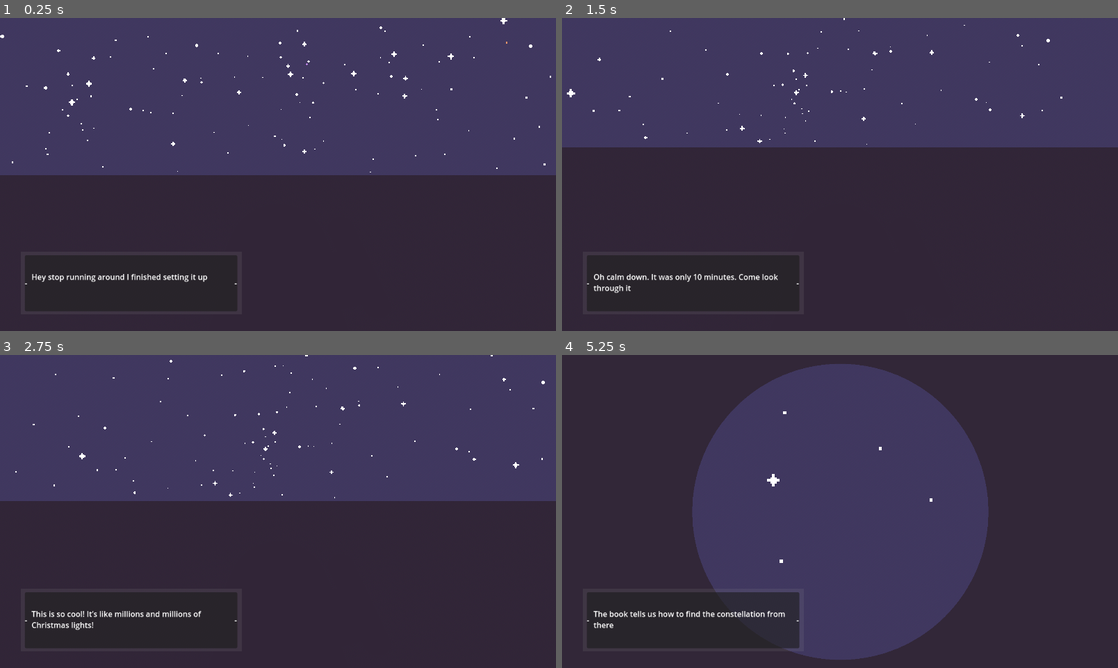
Above: before the commit, frames 1-4 (two rows, left to right).
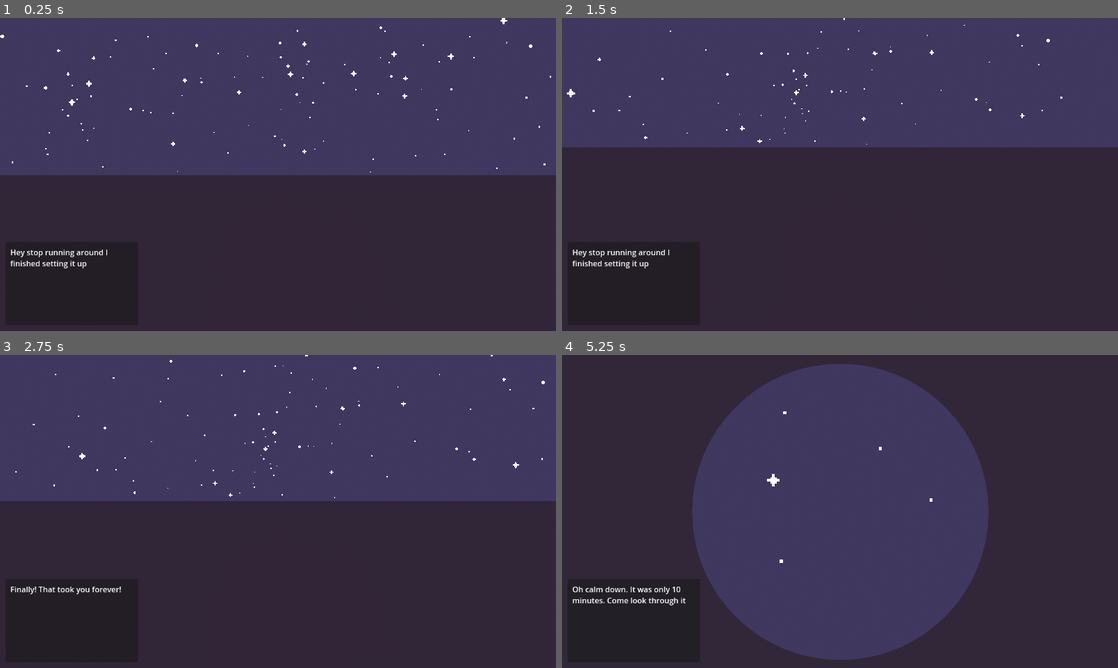
Above: after the commit, the same moments.

Repository: ATTOCORRECT/DesignWeek-Winter2025
Game: Godot game, scene res://Game - Copy.tscn
Two runs of this game, one before a commit and one after it. Both use one fixed random seed, a clock stepped at 60 frames per second and the inputs below. This scene is started directly instead of the project's main scene.
Inputs (mouse positions are in pixels of both pictures, inside the frame that each line leads up to):
- Up to frame 1 (0.25 s): no input
- Up to frame 2 (1.5 s): tap Enter (ui_accept) at 0.5 s; drag from (695, 284) to (895, 105) at 0.52 s; drag from (728, 190) to (812, 237) at 1.27 s
- Up to frame 3 (2.75 s): tap Enter (ui_accept) at 2 s; move the mouse to (333, 442) at 2.02 s; hold Up (ui_up) from 2.03 s (still down); hold Mouse wheel down (zoom_out) from 2.03 s (still down)
- Up to frame 4 (5.25 s): release Up (ui_up) at 2.75 s; release Mouse wheel down (zoom_out) at 2.75 s; drag from (812, 574) to (673, 464) at 2.77 s; tap Enter (ui_accept) at 3.5, 3.77, 5 s; move the mouse to (1006, 558) at 3.52 s; hold Down (ui_down) 3.53-4.25 s; hold Mouse wheel up (zoom_in) 3.53-4.25 s; drag from (673, 464) to (756, 433) at 4.27 s; move the mouse to (867, 511) at 5.02 s; press the mouse at (867, 511) at 5.03 s; hold Down (ui_down) from 5.03 s (still down)

The runs differ from the first frame. In frame 1, 1.0% of the frame differs, in the area x 1-43%, y 74-95%; in frame 2, 1.1%; in frame 3, 1.1%; in frame 4, 2.8%.

Commit message:
adjusted dialogue speed and resized text box

Diff:
--- a/stargazing-prototype/Game - Copy.tscn
+++ b/stargazing-prototype/Game - Copy.tscn
@@ -20,9 +20,6 @@
 [ext_resource type="AudioStream" uid="uid://cydj8aur0i4av" path="res://assets/twinkle.wav" id="16_cpsxm"]
 [ext_resource type="AudioStream" uid="uid://bopdl3btjnmty" path="res://assets/twinkle 2.wav" id="17_hmewc"]
 
-[sub_resource type="StyleBoxFlat" id="StyleBoxFlat_qjyg3"]
-bg_color = Color(0.6, 0.6, 0.6, 0.129412)
-
 [sub_resource type="ProceduralSkyMaterial" id="ProceduralSkyMaterial_t88pq"]
 sky_top_color = Color(0.25098, 0.219608, 0.372549, 1)
 sky_horizon_color = Color(0.25098, 0.219608, 0.372549, 1)
@@ -82,13 +79,6 @@
 
 [node name="textBox_Haidi" parent="UI" instance=ExtResource("3_yx171")]
 
-[node name="Panel" parent="UI/textBox_Haidi/textBox_Haidi_Container" index="0"]
-theme_override_styles/panel = SubResource("StyleBoxFlat_qjyg3")
-
-[node name="text" parent="UI/textBox_Haidi/textBox_Haidi_Container/Panel/MarginContainer/HBoxContainer" index="1"]
-custom_minimum_size = Vector2(0, 50)
-size_flags_vertical = 4
-
 [node name="World" type="Node3D" parent="."]
 
 [node name="Telescope" type="Node3D" parent="World"]
--- a/stargazing-prototype/Game.tscn
+++ b/stargazing-prototype/Game.tscn
@@ -80,10 +80,6 @@
 stretch_mode = 5
 
 [node name="textBox_Haidi" parent="UI" instance=ExtResource("3_yx171")]
-visible = false
-
-[node name="text" parent="UI/textBox_Haidi/textBox_Haidi_Container/Panel/MarginContainer/HBoxContainer" index="1"]
-dialogueLines = Array[String](["heidi1", "kole1", "heidi2", "kole2", "heidi3", "kole3", "heidi4", "kole4", "heidi5", "kole5", "heidi6", "heidi7", "kole6", "heidi8", "kole7", "heidi9", "kole8", "heidi10", "kole9", "heidi11", "", "", "", "", "", "", "", "", "", "", "", "", "", "", "", "", "", "", "", "", "", "", "", "", "", "", "", "", "", "", "", "", "", "", "", ""])
 
 [node name="World" type="Node3D" parent="."]
 
--- a/stargazing-prototype/dialogue_manager/DialogueManager.gd
+++ b/stargazing-prototype/dialogue_manager/DialogueManager.gd
@@ -45,6 +45,7 @@
 		#print(line_index)
 		print(i + start)
 		text = dialogueLines[i + start]
-		await get_tree().create_timer(0.5).timeout
+		await get_tree().create_timer(2.5).timeout
 
+	text = " "
 	print("done")
--- a/stargazing-prototype/text_box_haidi.tscn
+++ b/stargazing-prototype/text_box_haidi.tscn
@@ -1,60 +1,31 @@
-[gd_scene load_steps=3 format=3 uid="uid://c6wq8jhuy4hsw"]
+[gd_scene load_steps=2 format=3 uid="uid://bjlnvnj5t403"]
 
 [ext_resource type="Script" uid="uid://bhpbwwencev7g" path="res://dialogue_manager/DialogueManager.gd" id="2_wu82e"]
 
-[sub_resource type="StyleBoxFlat" id="StyleBoxFlat_r7kl2"]
-bg_color = Color(0.866667, 0.588235, 0.368627, 1)
-border_width_left = 2
-border_width_top = 2
-border_width_right = 2
-border_width_bottom = 2
-border_color = Color(1, 1, 1, 1)
-
 [node name="textBox_Haidi" type="CanvasLayer"]
 
-[node name="textBox_Haidi_Container" type="MarginContainer" parent="."]
-anchors_preset = 12
-anchor_top = 1.0
+[node name="Panel" type="Panel" parent="."]
+offset_left = 10.0
+offset_top = 463.0
+offset_right = 285.0
+offset_bottom = 636.0
+
+[node name="MarginContainer" type="MarginContainer" parent="Panel"]
+layout_mode = 1
+anchors_preset = 15
 anchor_right = 1.0
 anchor_bottom = 1.0
-offset_left = 42.0
-offset_top = -165.0
-offset_right = -652.0
-offset_bottom = -34.0
 grow_horizontal = 2
-grow_vertical = 0
+grow_vertical = 2
+theme_override_constants/margin_left = 10
+theme_override_constants/margin_top = 10
+theme_override_constants/margin_right = 10
+theme_override_constants/margin_bottom = 10
 
-[node name="Panel" type="Panel" parent="textBox_Haidi_Container"]
-layout_mode = 2
-theme_override_styles/panel = SubResource("StyleBoxFlat_r7kl2")
-
-[node name="MarginContainer" type="MarginContainer" parent="textBox_Haidi_Container/Panel"]
-layout_mode = 0
-offset_right = 457.0
-offset_bottom = 132.0
-theme_override_constants/margin_left = 8
-theme_override_constants/margin_top = 8
-theme_override_constants/margin_right = 8
-theme_override_constants/margin_bottom = 8
-
-[node name="Panel" type="Panel" parent="textBox_Haidi_Container/Panel/MarginContainer"]
-layout_mode = 2
-
-[node name="HBoxContainer" type="HBoxContainer" parent="textBox_Haidi_Container/Panel/MarginContainer"]
-layout_mode = 2
-
-[node name="startTextEdge" type="Label" parent="textBox_Haidi_Container/Panel/MarginContainer/HBoxContainer"]
-layout_mode = 2
-text = "- "
-
-[node name="text" type="RichTextLabel" parent="textBox_Haidi_Container/Panel/MarginContainer/HBoxContainer"]
+[node name="text" type="RichTextLabel" parent="Panel/MarginContainer"]
 layout_mode = 2
 size_flags_horizontal = 3
 text = "text test for the sake of running the test"
 autowrap_mode = 2
 script = ExtResource("2_wu82e")
 dialogueLines = Array[String](["heidi1", "kole1", "heidi2", "kole2", "heidi3", "kole3", "heidi4", "kole4", "heidi5", "k …(484 unchanged characters)…
-
-[node name="endTextEdge" type="Label" parent="textBox_Haidi_Container/Panel/MarginContainer/HBoxContainer"]
-layout_mode = 2
-text = "-"
Not shown: 1 places in stargazing-prototype/Game - Copy.tscn that only renumber resources
